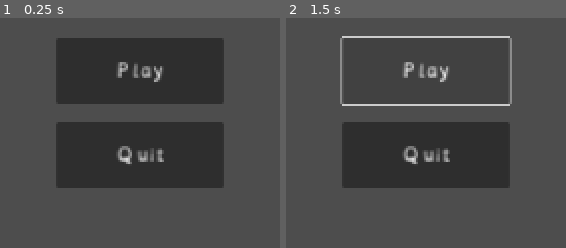
Above: before the commit, frames 1-2 (left to right).
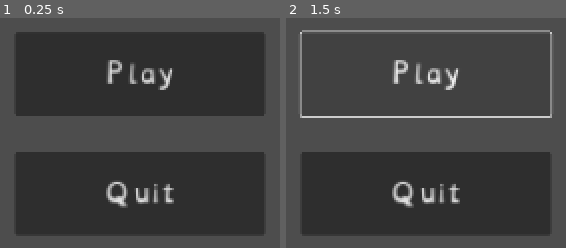
Above: after the commit, the same moments.

Repository: KeyraWebb/Cheezbored
Game: Godot game, scene res://scenes/main_menu.tscn
Two runs of this game, one before a commit and one after it. Both use one fixed random seed, a clock stepped at 60 frames per second and the inputs below.
Inputs:
- Up to frame 1 (0.25 s): no input
- Up to frame 2 (1.5 s): click "Play" at 0.5 s; click "Play" at 1.25 s

The runs differ from the first frame. In frame 1, 47% of the frame differs, in the area x 5-95%, y 6-94%; in frame 2, 35%.

Commit message:
adjusted appearance of buttons

Diff:
--- a/scenes/main_menu.tscn
+++ b/scenes/main_menu.tscn
@@ -18,14 +18,14 @@
 anchor_top = 0.5
 anchor_right = 0.5
 anchor_bottom = 0.5
-offset_left = -100.0
-offset_top = 26.0
-offset_right = 100.0
-offset_bottom = 106.0
+offset_left = -150.0
+offset_top = 20.0
+offset_right = 150.0
+offset_bottom = 120.0
 grow_horizontal = 2
 grow_vertical = 2
 theme = ExtResource("1_2mm8i")
-theme_override_font_sizes/font_size = 20
+theme_override_font_sizes/font_size = 30
 text = "Play"
 
 [node name="Button" type="Button" parent="."]
@@ -35,13 +35,13 @@
 anchor_top = 0.5
 anchor_right = 0.5
 anchor_bottom = 0.5
-offset_left = -100.0
-offset_top = 127.0
-offset_right = 100.0
-offset_bottom = 207.0
+offset_left = -150.0
+offset_top = 163.0
+offset_right = 150.0
+offset_bottom = 263.0
 grow_horizontal = 2
 grow_vertical = 2
 theme = ExtResource("1_2mm8i")
-theme_override_font_sizes/font_size = 20
+theme_override_font_sizes/font_size = 30
 text = "Quit"
 script = ExtResource("2_2elgg")
